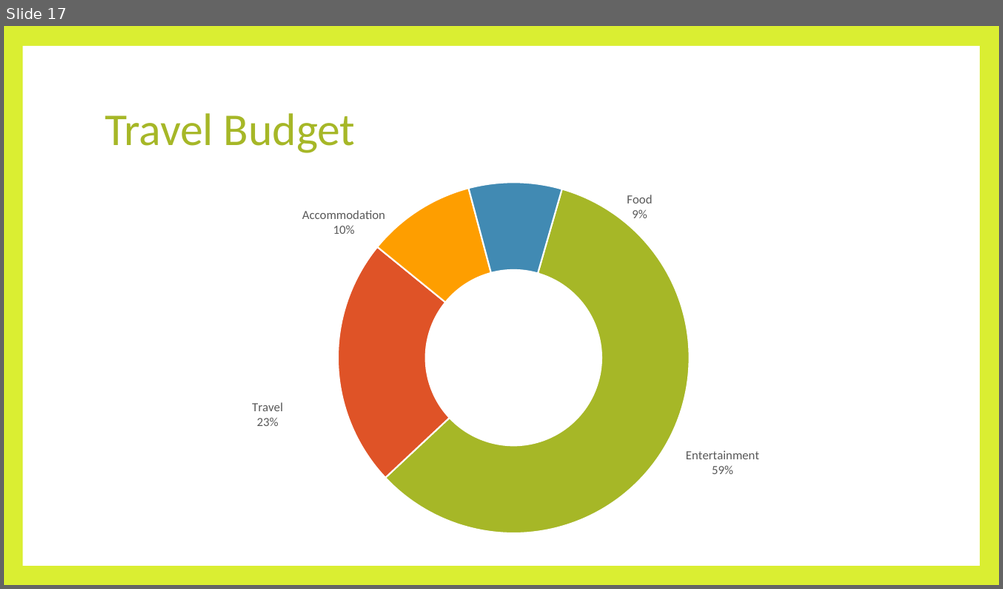
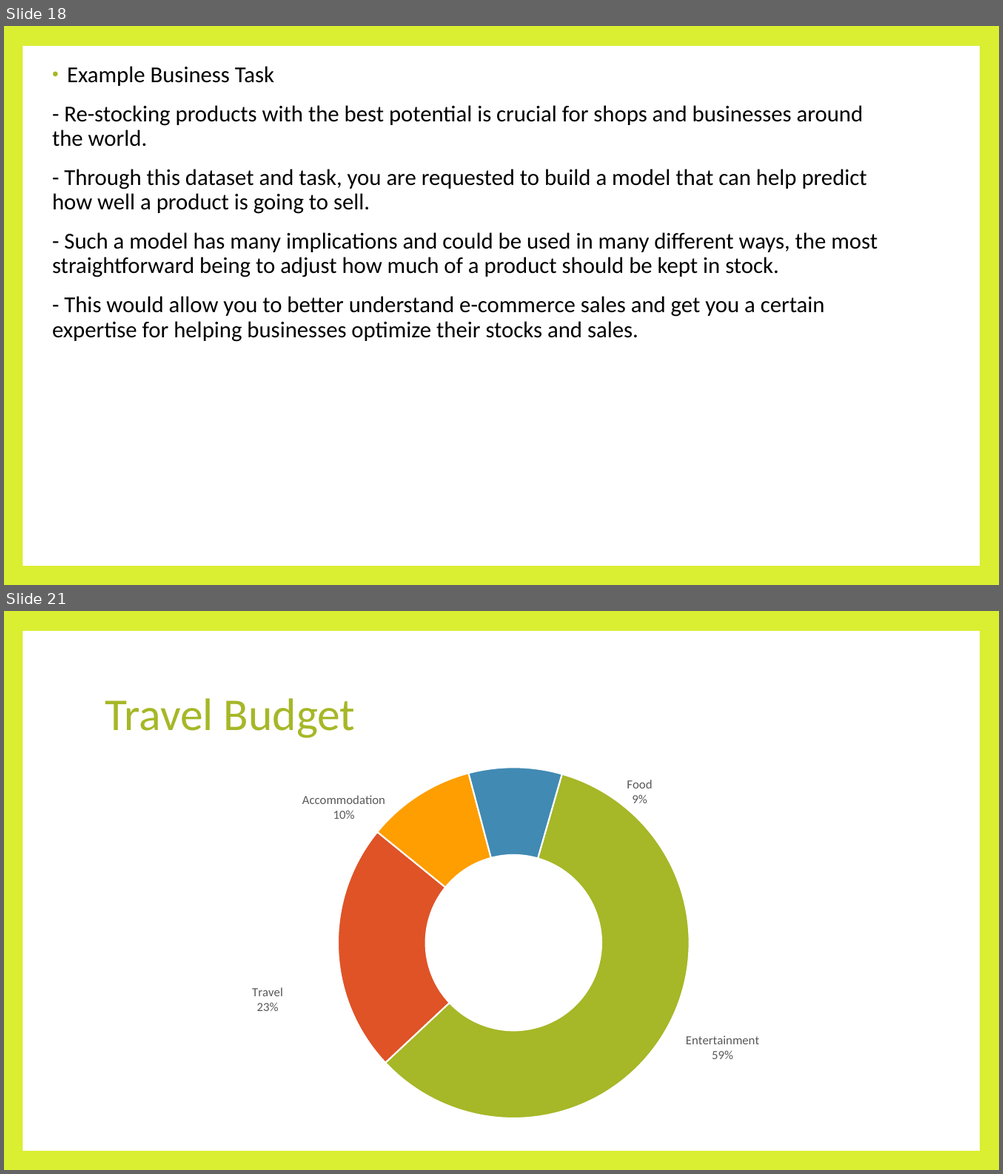
Before and after one commit to SpringNuance/Business-Intelligence, a slide deck: Power BI Assignment/Business Intelligence_Power BI Assignment Report.pptx. Shown one above the other, each under a label of ours: slide 17 before the commit, slides 18 and 21 after it; the slides between them are not shown. The pictures are 1003x589 and 1003x1174 pixels, drawn with LibreOffice and Linux fonts; fonts in the diff are those of the drawing. Boxes give left, top, right and bottom in pixels: in the first picture for what was removed or moved away, otherwise in the second. Text is boxed around its words. In the diff, an @@ line names an element or a change of style, - is before the commit and + after.

```diff
--- a/Power BI Assignment/Business Intelligence_Power BI Assignment Report.pptx
+++ b/Power BI Assignment/Business Intelligence_Power BI Assignment Report.pptx
@@ slide 18 added at [4,26,999,585], background #DAEE32; not listed: 1 template element that a slide beside it also shows @@
@@ text added at [52,66,877,342], 22 pt, text #000000 @@
+• Example Business Task
+- Re-stocking products with the best potential is crucial for shops and businesses around the world.
+- Through this dataset and task, you are requested to build a model that can help predict how well a product is going to sell.
+- Such a model has many implications and could be used in many different ways, the most straightforward being to adjust how much of a product should be kept in stock.
+- This would allow you to better understand e-commerce sales and get you a certain expertise for helping businesses optimize their stocks and sales.
@@ what was slide 17 is now slide 21 @@
```
Also in this commit, not shown: 17 other slides added, 14 slides removed, 3 other files.
